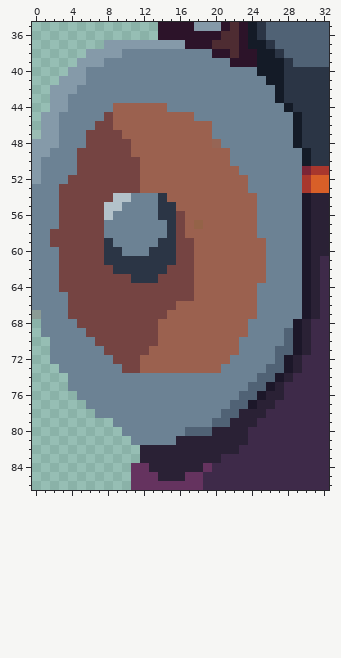
Pixel-art file: web/public/actors/386_px.aseprite. Above: the version before the commit.
72x128 pixels, 1 frame. Pixels under 10% opacity are left out. Colours within 5 levels of each other are drawn and written as one. Shown: x 0..32, y 35..86. The commit also changed other parts of the picture, which this record leaves out.
And afterwards:
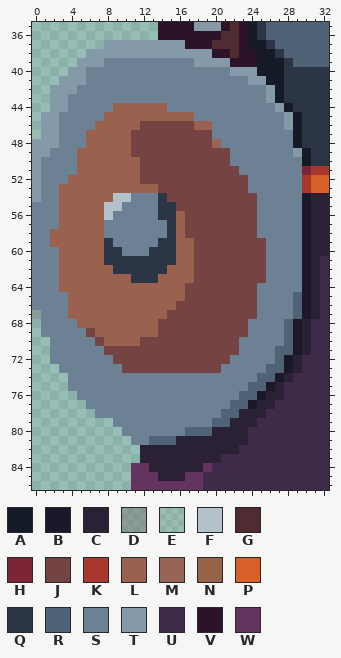
Palette (. is transparent): A #141b27  B #1c1729  C #2a2135  D #7f747277  E #b0adab23  F #b3c2ca  G #4e2c32  H #7b2536  J #754442  K #a8372d  L #9b614f  M #966555  N #946348  P #d85f28  Q #2b3545  R #506275  S #6c8294  T #859aa9  U #3e2a49  V #2c1329  W #65335f
Diff:
Changed rows in their new state; - is an unchanged pixel.
Layer "Layer":
first column x 0:
38 ----------TTTTTTTTTT----------
39 ------------------TTTT--------
40 ----------------------TTT-----
41 ------------------------TT----
42 --------------------------T---
43 --------------------------T---
44 ---------------------------T--
45 --------L-------------------T-
46 -------LL---JJJJJJ----------T-
47 ------LLLL-JJJJJJJJJ----------
48 ------LLLLLJJJJJJJJJ----------
49 -----LLLLLLJJJJJJJJJJJ-------T
50 -----LLLLLLLJJJJJJJJJJ--------
51 -----LLLLLLLJJJJJJJJJJJ-------
52 ----LLLLLLLLJJJJJJJJJJJJ------
53 T--LLLLLLLLL--JJJJJJJJJJ------
54 T--LLLLLL------JJJJJJJJJJ-----
55 ---LLLLL--------JJJJJJJJJ-----
56 ---LLLLL--------LJJJJJJJJ-----
57 ---LLLLL--------LJJJJJJJJ-----
58 --LLLLLL--------LJJJJJJJJ-----
59 --LLLLLL--------LLJJJJJJJJ----
60 ---LLLLL--------LLJJJJJJJJ----
61 ---LLLLL--------LLJJJJJJJJ----
62 ---LLLLLL------LLLJJJJJJJJ----
63 ---LLLLLLLL---LLLLJJJJJJJJ----
64 ---LLLLLLLLLLLLLL-JJJJJJJ-----
65 ----LLLLLLLLLLLLL-JJJJJJJ----R
66 ----LLLLLLLLLLLLJJJJJJJJJ----R
67 ----LLLLLLLLLLLJJJJJJJJJJ----R
68 -----LLLLLLLLLJJJJJJJJJJ----R-
69 -------LLLLLLLJJJJJJJJJJ------
70 --------LLLL--JJJJJJJJJ-------
71 -------------JJJJJJJJJJ-------
72 ------------JJJJJJJJJJ--------
73 ------------JJJJJJJJJ---------
first column x 13:
81 RRR
